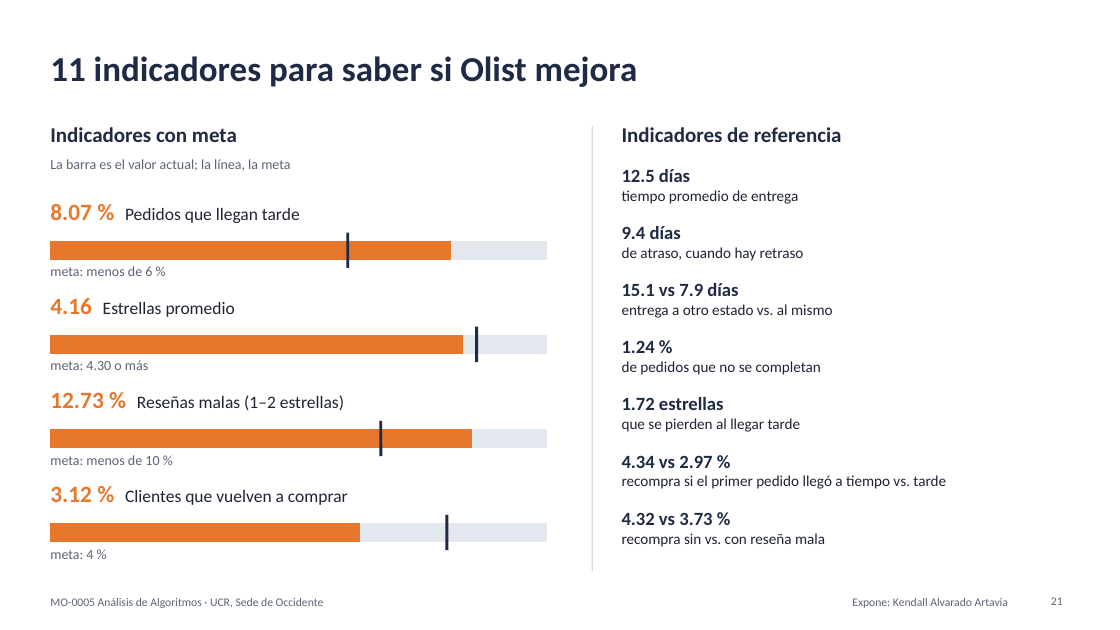
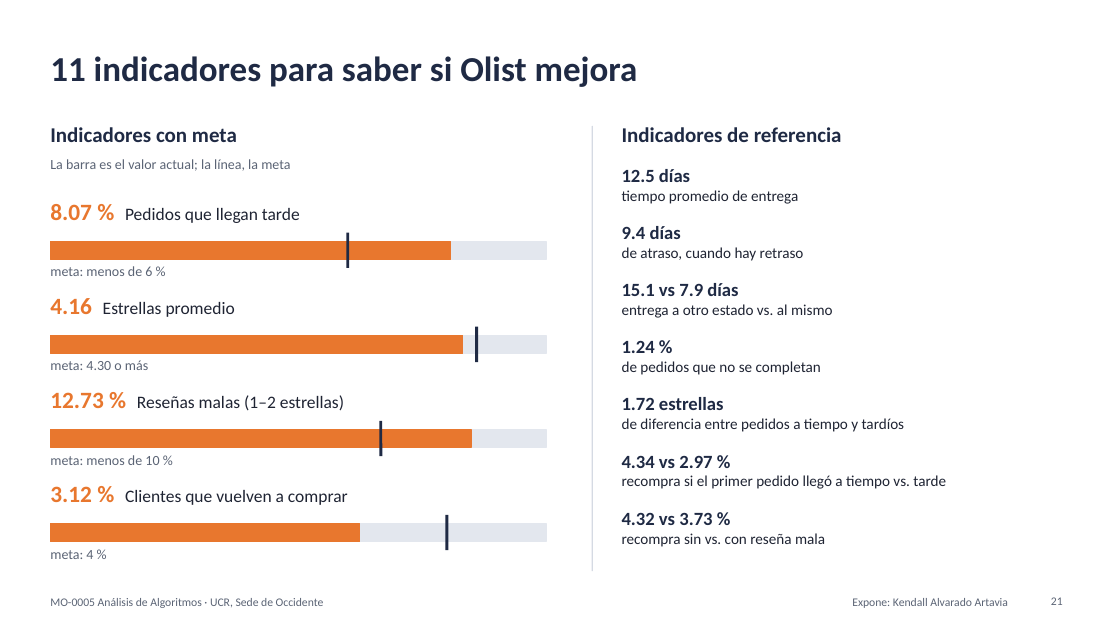
Before and after one commit to FerretoDev/mo0005-ecommerce-ml, a slide deck: slide 21 of presentacion/presentacion.pptx. Drawn at 1120x630 pixels with LibreOffice and Linux fonts; fonts in the diff are those of the drawing. Boxes give left, top, right and bottom in pixels: in the first picture for what was removed or moved away, otherwise in the second. Text is boxed around its words. In the diff, an @@ line names an element or a change of style, - is before the commit and + after.

```diff
--- a/presentacion/presentacion.pptx
+++ b/presentacion/presentacion.pptx
@@ text at bbox=[622, 418, 905, 432]: text changed @@
-que se pierden al llegar tarde
+de diferencia entre pedidos a tiempo y tardíos
```
Also in this commit, not shown: 7 other slides changed, 3 other files.
